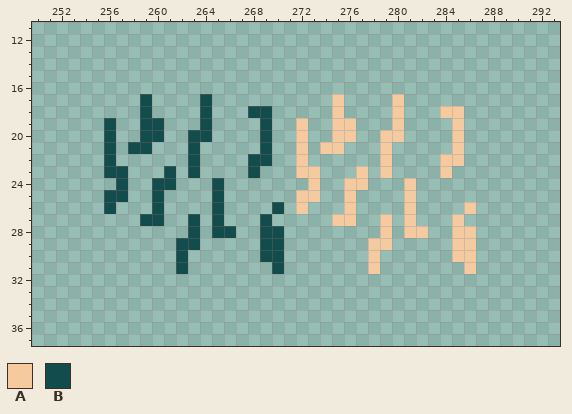
A pixel-art file gets an edit: core/assets/ase/biome_gen_1.ase. Above, as it was before the edit.
512x512 pixels, 1 frame. Shown: x 250..293, y 11..37.
Visible layers, top first: "edges", "patterns".
Palette (. is transparent): A #f6ca9f  B #134c4c
Pixels before, first column x 256:
17 ...B....B..........A....A......
18 ...B....B...BB.....A....A...AA.
19 B..BB...B....B..A..AA...A....A.
20 B..BB..BB....B..A..AA..AA....A.
21 B.BB...B.....B..A.AA...A.....A.
22 B......B....BB..A......A....AA.
23 BB...B.B....B...AA...A.A....A..
24 .B..BB...B.......A..AA...A.....
25 BB..B....B......AA..A....A.....
26 B...B....B....B.A...A....A....A
27 ...BB..B.B...B.....AA..A.A...A.
28 .......B.BB..BB........A.AA..AA
29 ......BB.....BB.......AA.....AA
30 ......B......BB.......A......AA
31 ......B.......B.......A.......A
And afterwards:
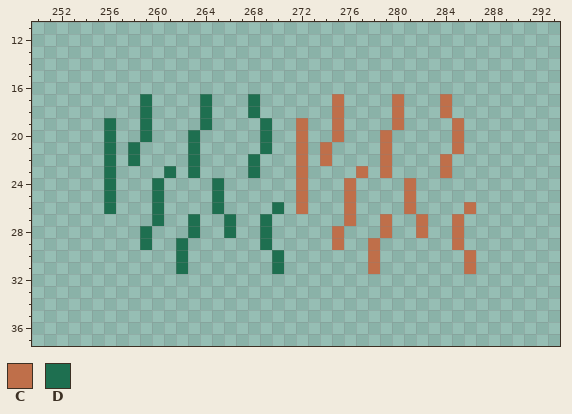
Colours new in this view: C #bf6f4a  D #1e6f50
The edit:
Changed rows in their new state; - is an unchanged pixel.
Layer "patterns":
first column x 256:
17 ---D----D---D------C----C---C--
18 ---D----D---D.-----C----C---C.-
19 D--D.---D----D--C--C.---C----C-
20 D--D.--D.----D--C--C.--C.----C-
21 D-D.---D-----D--C-C.---C-----C-
22 D-D----D----D.--C-C----C----C.-
23 D.---D-D----D---C.---C-C----C--
24 D.--D.---D------C.--C.---C-----
25 D.--D----D------C.--C----C-----
26 D---D----D----D-C---C----C----C
27 ---.D--D-.D--D-----.C--C-.C--C-
28 ---D---D-.D--D.----C---C-.C--C.
29 ---D--D.-----D.----C--C.-----C.
30 ------D------.D-------C------.C
31 ------D-------D-------C-------C
Boxes around the changes in both pictures, in picture pixels (x1, y1, x2, y2):
changed: (104, 94, 476, 274)
